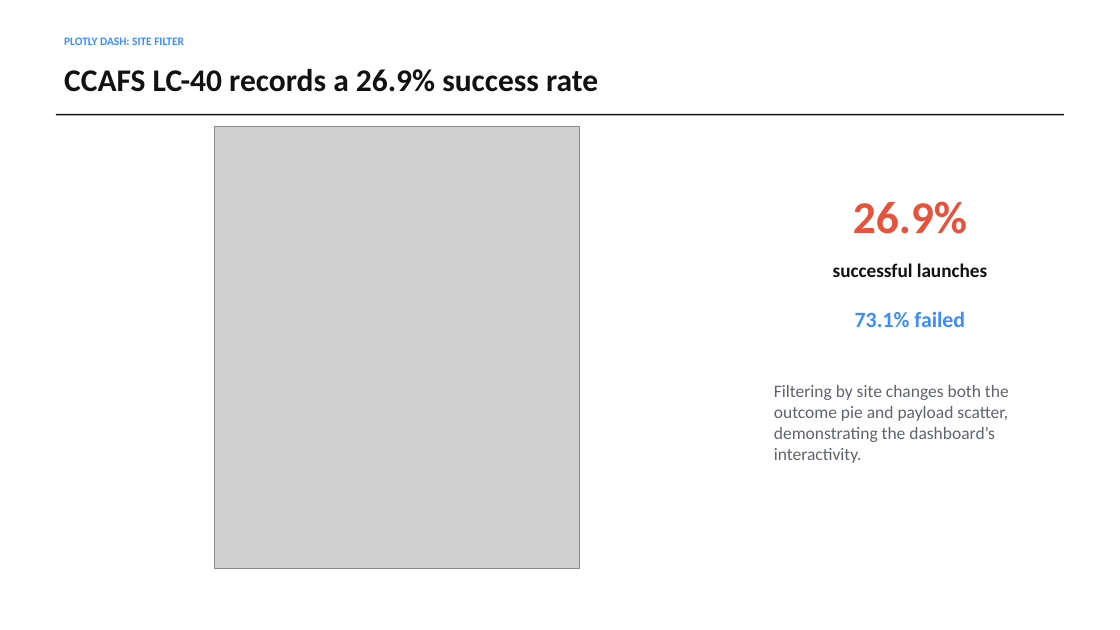
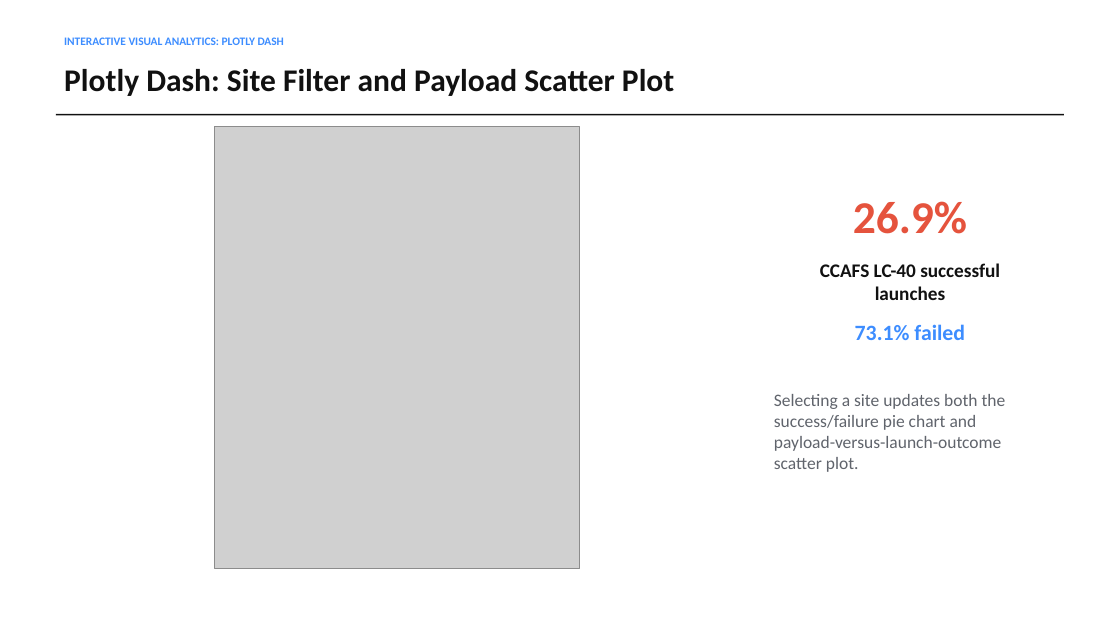
Before and after one commit to TristinWen/spacex-falcon9-landing-prediction, a slide deck: slide 13 of final-deliverables/SpaceX_Falcon9_Final_Presentation.pptx (slide 10 before the commit). Drawn at 1120x630 pixels with LibreOffice and Linux fonts; fonts in the diff are those of the drawing; grey boxes stand for pictures. Boxes give left, top, right and bottom in pixels: in the first picture for what was removed or moved away, otherwise in the second. Text is boxed around its words. In the diff, an @@ line names an element or a change of style, - is before the commit and + after.

```diff
--- a/final-deliverables/SpaceX_Falcon9_Final_Presentation.pptx
+++ b/final-deliverables/SpaceX_Falcon9_Final_Presentation.pptx
@@ text at [64,37,284,45]: text changed @@
-PLOTLY DASH: SITE FILTER
+INTERACTIVE VISUAL ANALYTICS: PLOTLY DASH
@@ text at [64,69,674,96]: text changed @@
-CCAFS LC-40 records a 26.9% success rate
+Plotly Dash: Site Filter and Payload Scatter Plot
@@ text at [820,263,1000,300]: text changed @@
-successful launches
+CCAFS LC-40 successful launches
@@ text "73.1% failed": place and size @@
-text "73.1% failed" at [855,311,965,327]
+text "73.1% failed" at [855,324,965,340]
@@ text at [774,394,1006,472]: text changed @@
-Filtering by site changes both the outcome pie and payload scatter, demonstrating the dashboard’s interactivity.
+Selecting a site updates both the success/failure pie chart and payload-versus-launch-outcome scatter plot.
```
Also in this commit, not shown: 5 other slides changed, 7 slides added, 3 slides removed, 1 other file.
